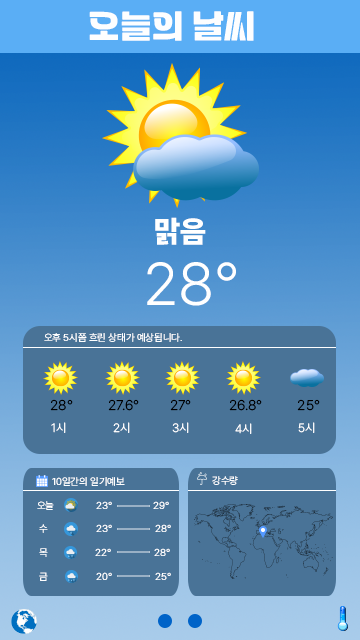
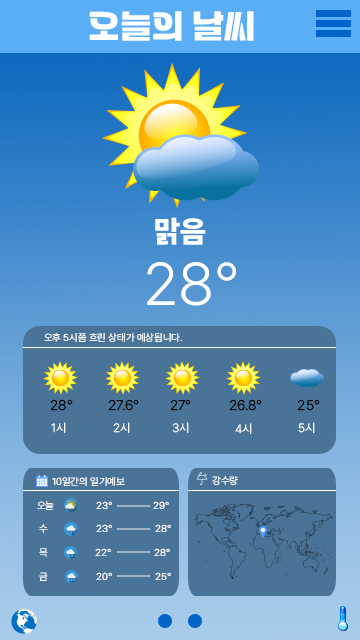
Layers edited between the first and the second 360×640 image:
added group "메뉴" with 3 layers in group "로고" over (316, 10, 351, 37)
added layer "메뉴3" in group "메뉴" over (316, 30, 351, 37)
added layer "메뉴2" in group "메뉴" over (316, 20, 351, 27)
added layer "메뉴1" in group "메뉴" over (316, 10, 351, 17)
